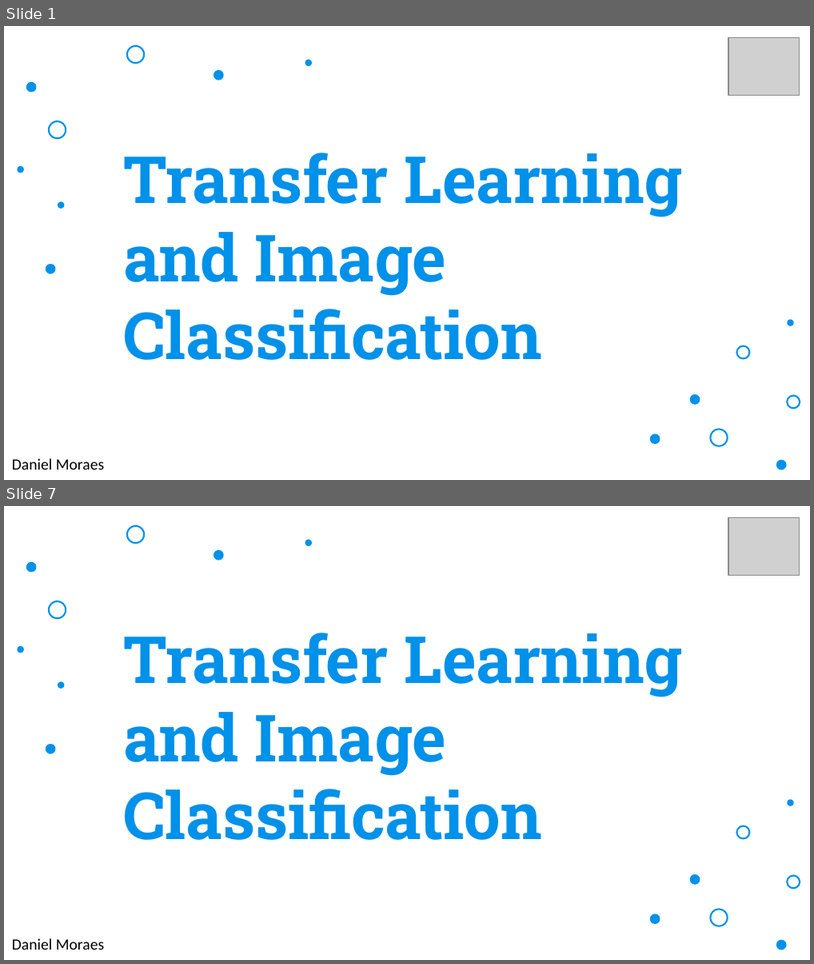
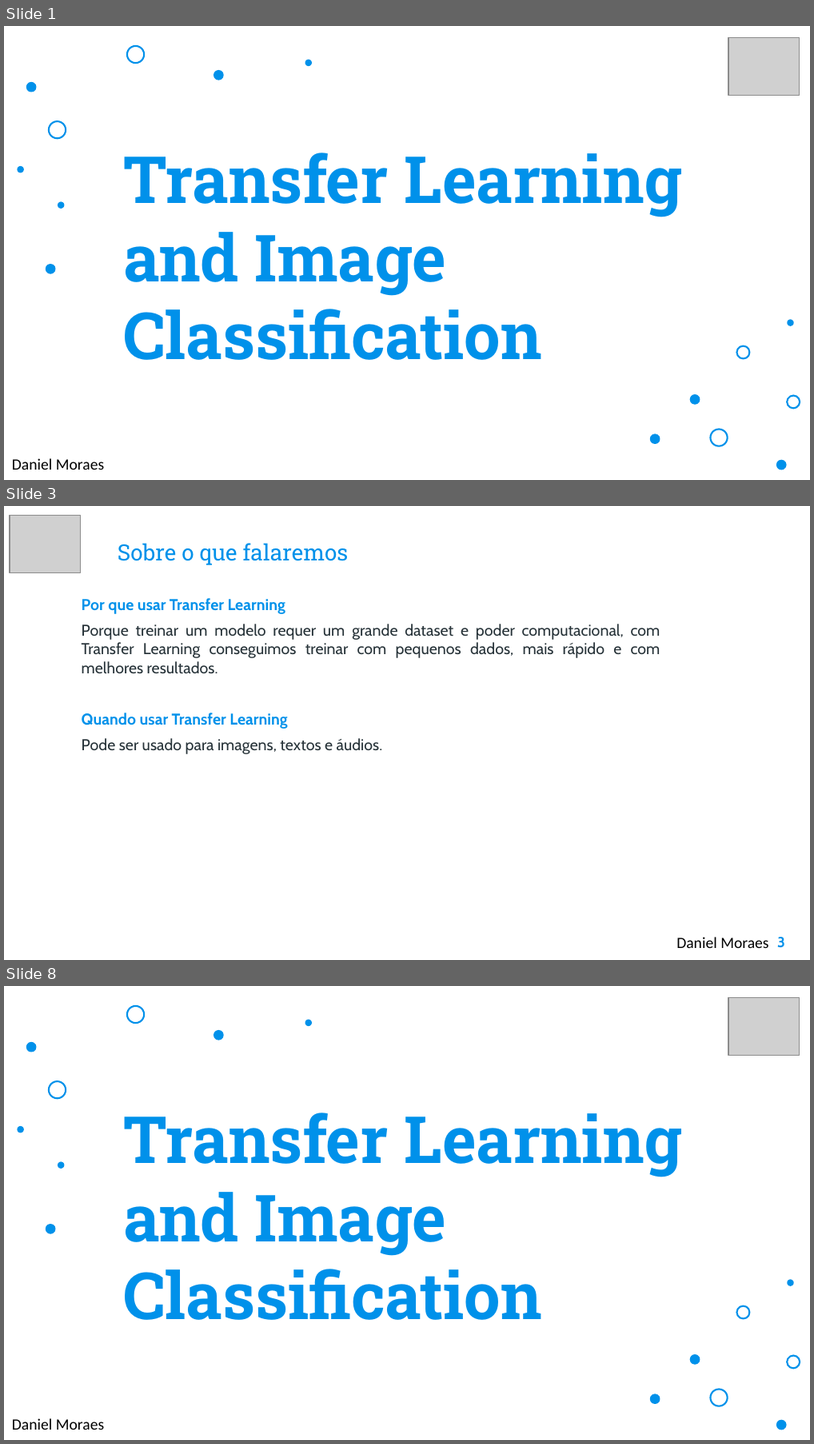
Before and after one commit to danielmoraesdelima/dissertacaounifor, a slide deck: Unifor - MIA - Transfer Learning and Image Classification.pptx. Shown one above the other, each under a label of ours: slides 1 and 7 before the commit, slides 1, 3 and 8 after it; the slides between them are not shown. The pictures are 814x964 and 814x1444 pixels, drawn with LibreOffice and Linux fonts; fonts in the diff are those of the drawing; grey boxes stand for pictures; background and template pictures are left out. Boxes give left, top, right and bottom in pixels: in the first picture for what was removed or moved away, otherwise in the second. Text is boxed around its words. In the diff, an @@ line names an element or a change of style, - is before the commit and + after.

```diff
--- a/Unifor - MIA - Transfer Learning and Image Classification.pptx
+++ b/Unifor - MIA - Transfer Learning and Image Classification.pptx
@@ slide 3 added at <box>4,506,810,960</box>, background picture (left out) @@
@@ picture added at <box>10,516,80,573</box> @@
@@ title added at <box>118,543,349,565</box>, 20 pt, text #0091EA @@
+Sobre o que falaremos
@@ text added at <box>82,598,661,754</box>, 14 pt, text #263238 @@
+Por que usar Transfer Learning
+Porque treinar um modelo requer um grande dataset e poder computacional, com Transfer Learning conseguimos treinar com pequenos dados, mais rápido e com melhores resultados.
+Quando usar Transfer Learning
+Pode ser usado para imagens, textos e áudios.
@@ text added at <box>677,936,769,948</box>, 14 pt, text #000000 @@
+Daniel Moraes
@@ page number added at <box>778,936,786,948</box>, 13 pt, text #0091EA, bold @@
+3
@@ what was slide 7 is now slide 8 @@
```
Also in this commit, not shown: 1 slide changed, 4 other slides added, 4 slides removed.
